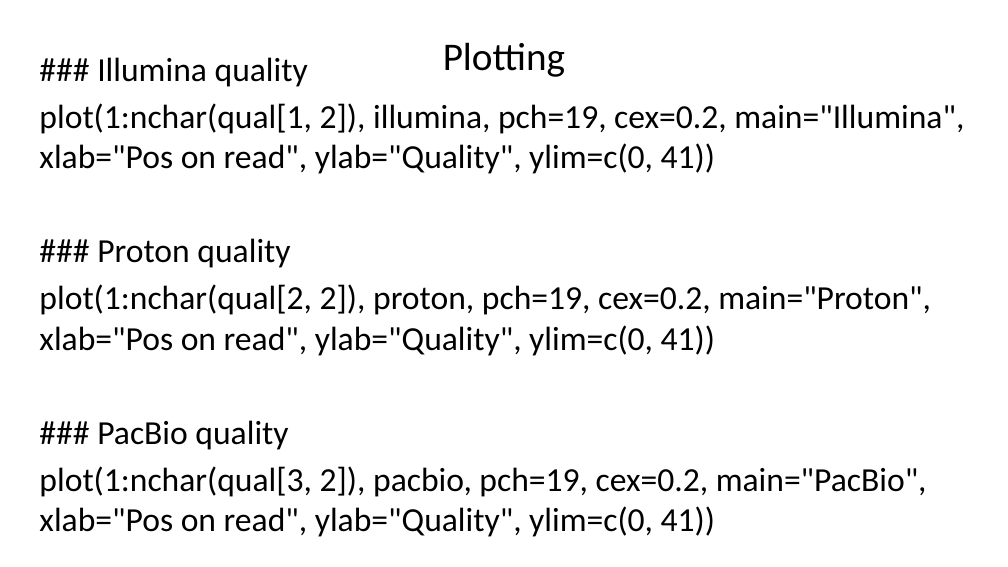
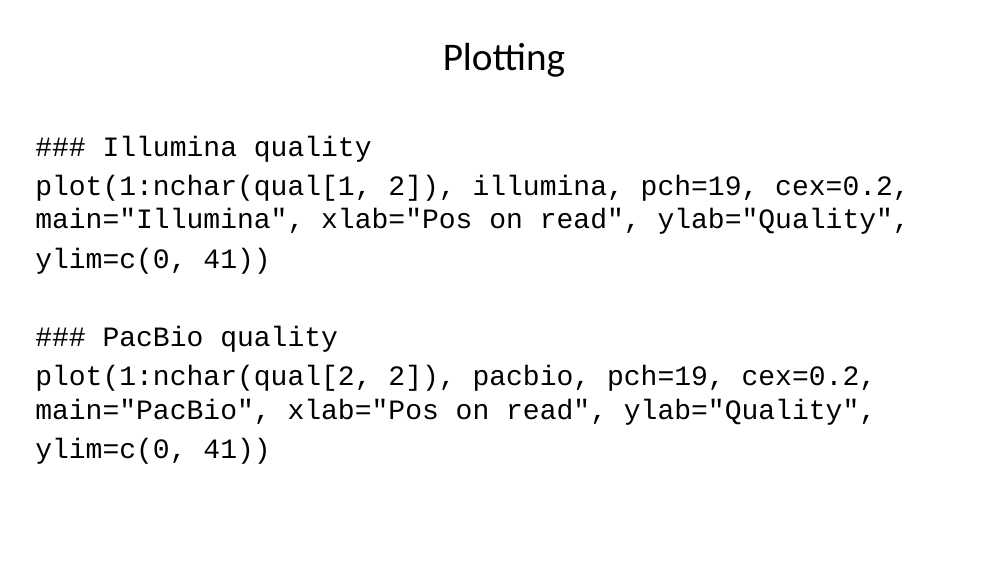
Before and after one commit to liu3zhenlab/teaching, a slide deck: slide 30 of PLPTH813Bioinformatis/2025/2_lab/lab07_R.pptx (slide 38 before the commit). Drawn at 1008x567 pixels with LibreOffice and Linux fonts; fonts in the diff are those of the drawing. Boxes give left, top, right and bottom in pixels: in the first picture for what was removed or moved away, otherwise in the second. Text is boxed around its words. In the diff, an @@ line names an element or a change of style, - is before the commit and + after.

```diff
--- a/PLPTH813Bioinformatis/2025/2_lab/lab07_R.pptx
+++ b/PLPTH813Bioinformatis/2025/2_lab/lab07_R.pptx
@@ text "### Illumina quality": place and size @@
-text "### Illumina quality" at [39, 57, 964, 537]
+text "### Illumina quality" at [35, 136, 910, 464]
@@ text at [103, 136, 372, 352]: size 24 to 20 pt, font Calibri to Courier New in "### Illumina quality", "### PacBio quality" @@
@@ text at [35, 175, 910, 274]: text changed; size 24 to 20 pt; font Calibri to Courier New @@
-plot(1:nchar(qual[1, 2]), illumina, pch=19, cex=0.2, main="Illumina", xlab="Pos on read", ylab="Quality", ylim=c(0, 41))
-### Proton quality
-plot(1:nchar(qual[2, 2]), proton, pch=19, cex=0.2, main="Proton", xlab="Pos on read", ylab="Quality", ylim=c(0, 41))
+plot(1:nchar(qual[1, 2]), illumina, pch=19, cex=0.2, main="Illumina", xlab="Pos on read", ylab="Quality",
+ylim=c(0, 41))
@@ text at [35, 365, 877, 464]: text changed; size 24 to 20 pt; font Calibri to Courier New @@
-plot(1:nchar(qual[3, 2]), pacbio, pch=19, cex=0.2, main="PacBio", xlab="Pos on read", ylab="Quality", ylim=c(0, 41))
+plot(1:nchar(qual[2, 2]), pacbio, pch=19, cex=0.2, main="PacBio", xlab="Pos on read", ylab="Quality",
+ylim=c(0, 41))
```
Also in this commit, not shown: 26 other slides changed, 2 other files.
